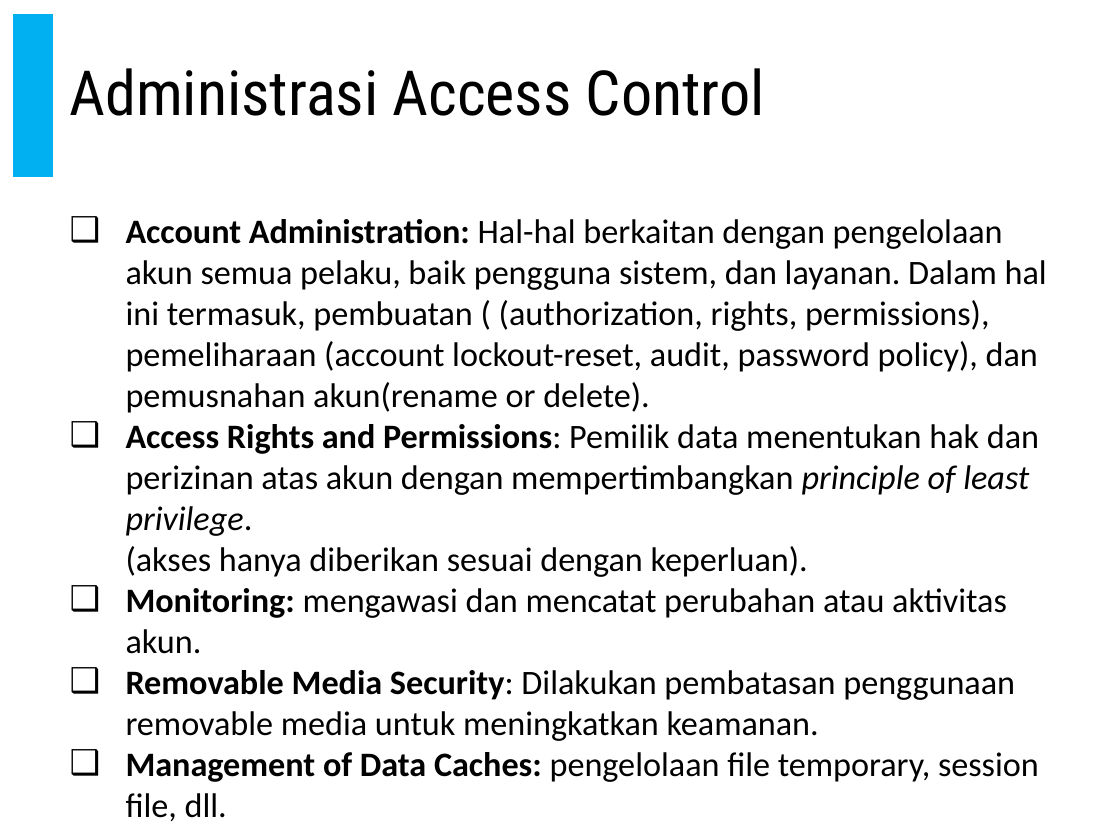
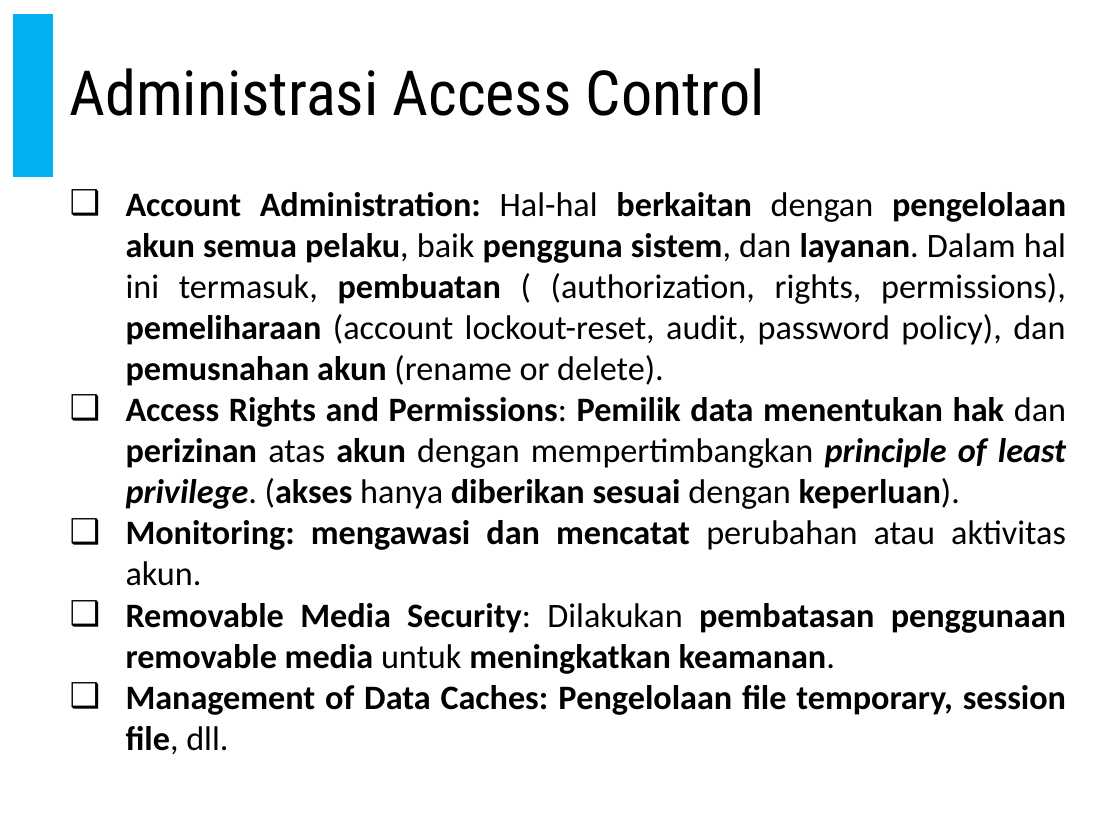
Before and after one commit to doniaft/Keamanan-Informasi, a slide deck: slide 48 of 1. Bahan Ajar/06. Keamanan Informasi - Firewall dan Intrusion Detection System.pptx. Drawn at 1120x840 pixels with LibreOffice and Linux fonts; fonts in the diff are those of the drawing. Boxes give left, top, right and bottom in pixels: in the first picture for what was removed or moved away, otherwise in the second. Text is boxed around its words. In the diff, an @@ line names an element or a change of style, - is before the commit and + after.

```diff
--- a/1. Bahan Ajar/06. Keamanan Informasi - Firewall dan Intrusion Detection System.pptx
+++ b/1. Bahan Ajar/06. Keamanan Informasi - Firewall dan Intrusion Detection System.pptx
@@ text "Account Administration: Hal-hal berkaitan dengan ...": place and size @@
-text "Account Administration: Hal-hal berkaitan dengan ..." at (126, 219, 1047, 782)
+text "Account Administration: Hal-hal berkaitan dengan ..." at (126, 192, 1066, 754)
@@ text at (126, 192, 1066, 509): text changed; bold on @@
-❑ Account Administration: Hal-hal berkaitan dengan pengelolaan akun semua pelaku, baik pengguna sistem, dan layanan. Dalam hal ini termasuk, pembuatan ( (authorization, rights, permissions), pemeliharaan (account lockout-reset, audit, password policy), dan pemusnahan akun(rename or delete).
-❑ Access Rights and Permissions: Pemilik data menentukan hak dan perizinan atas akun dengan mempertimbangkan principle of least privilege.
-(akses hanya diberikan sesuai dengan keperluan).
+❑ Account Administration: Hal-hal berkaitan dengan pengelolaan akun semua pelaku, baik pengguna sistem, dan layanan. Dalam hal ini termasuk, pembuatan ( (authorization, rights, permissions), pemeliharaan (account lockout-reset, audit, password policy), dan pemusnahan akun (rename or delete).
+❑ Access Rights and Permissions: Pemilik data menentukan hak dan perizinan atas akun dengan mempertimbangkan principle of least privilege. (akses hanya diberikan sesuai dengan keperluan).
@@ text at (126, 520, 1066, 674): bold on in "mengawasi dan mencatat", "pembatasan penggunaan removable media meningkatkan keamanan."; alignment left to justified @@
@@ text at (126, 685, 1066, 754): text changed; bold on @@
-❑ Management of Data Caches: pengelolaan file temporary, session file, dll.
+❑ Management of Data Caches: Pengelolaan file temporary, session file, dll.
```
Also in this commit, not shown: 16 other slides changed, 17 slides added.
